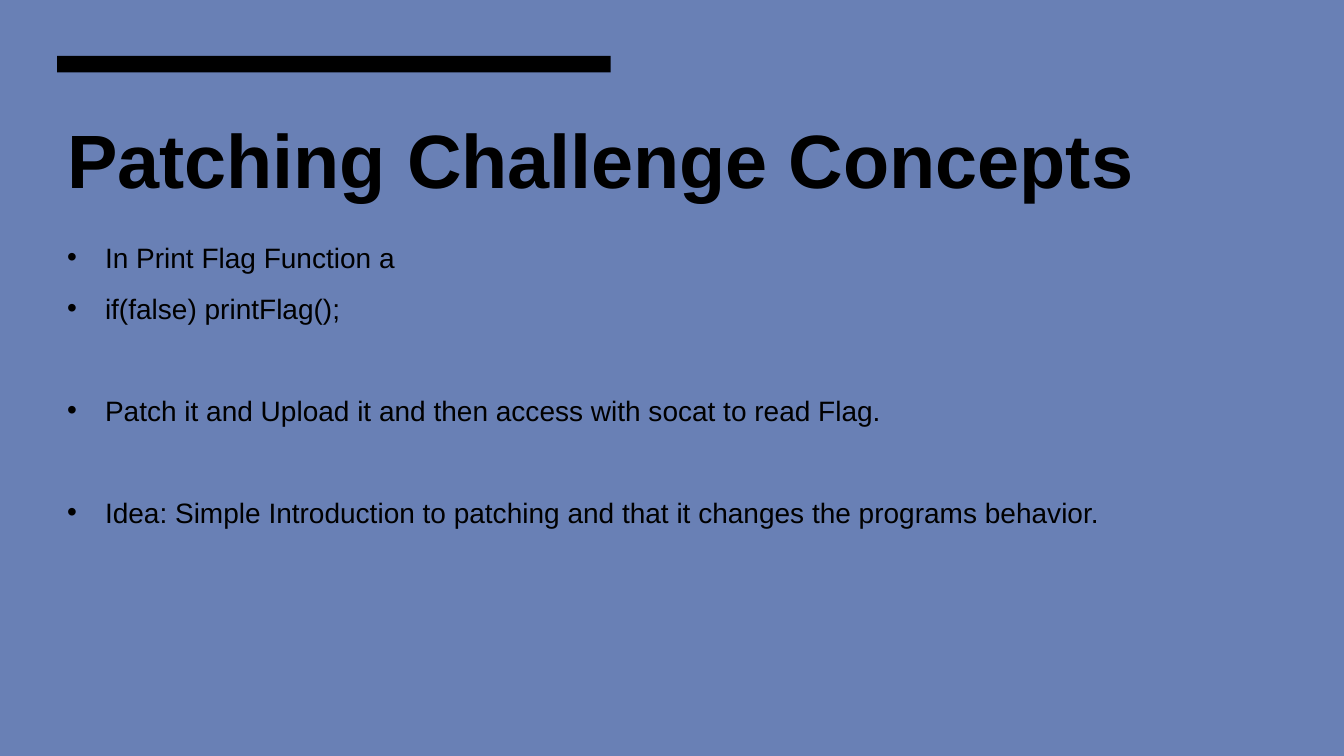
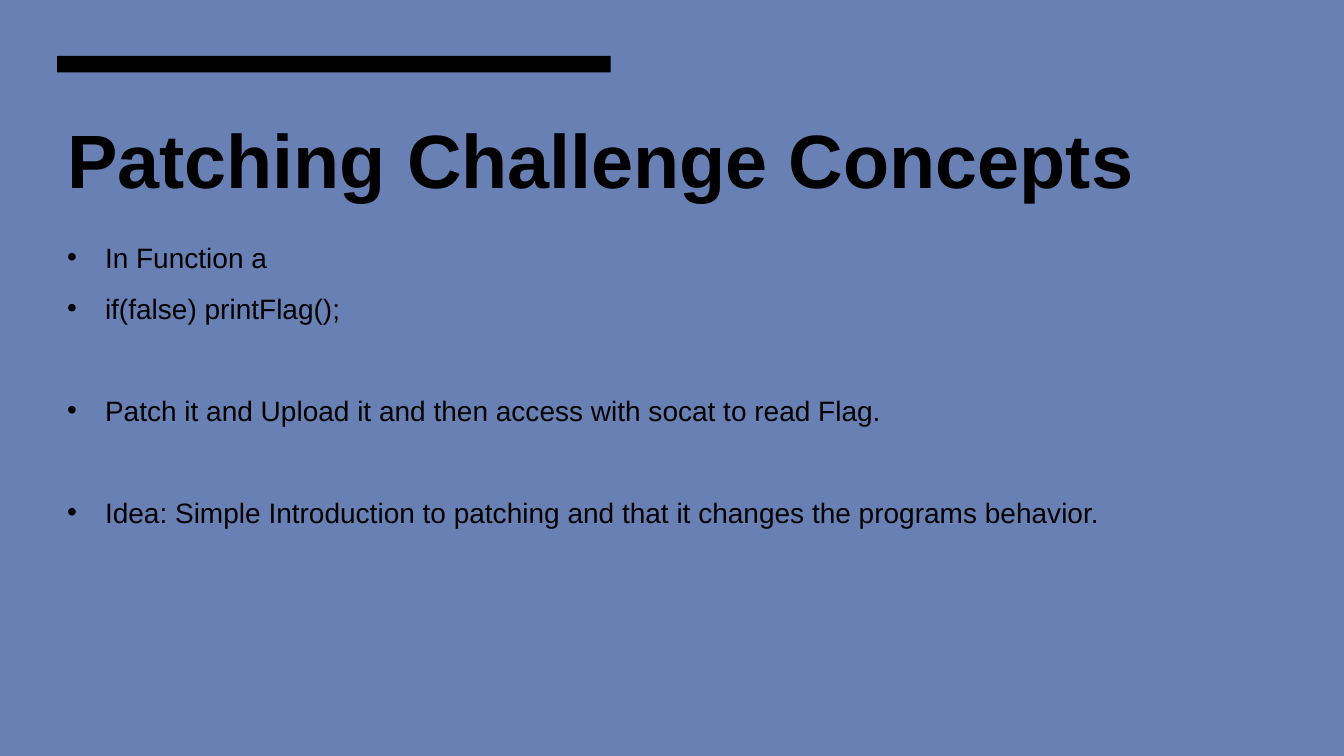
Before and after one commit to TKleb/SA-Documentation, a slide deck: slide 8 of documents/presentations/SA_Meeting_1125.pptx (slide 9 before the commit). Drawn at 1344x756 pixels with LibreOffice and Linux fonts; fonts in the diff are those of the drawing. Boxes give left, top, right and bottom in pixels: in the first picture for what was removed or moved away, otherwise in the second. Text is boxed around its words. In the diff, an @@ line names an element or a change of style, - is before the commit and + after.

Commit message:
update

```diff
--- a/documents/presentations/SA_Meeting_1125.pptx
+++ b/documents/presentations/SA_Meeting_1125.pptx
@@ text at (105, 247, 267, 269): text changed @@
-• In Print Flag Function a
+• In Function a
```
Also in this commit, not shown: 4 other slides changed.
